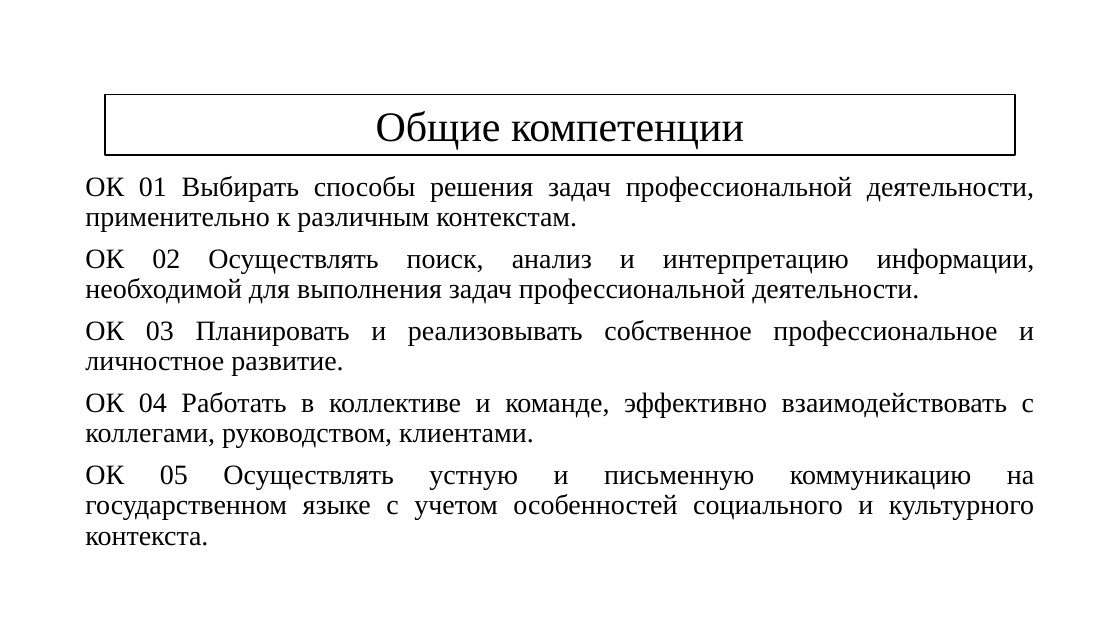
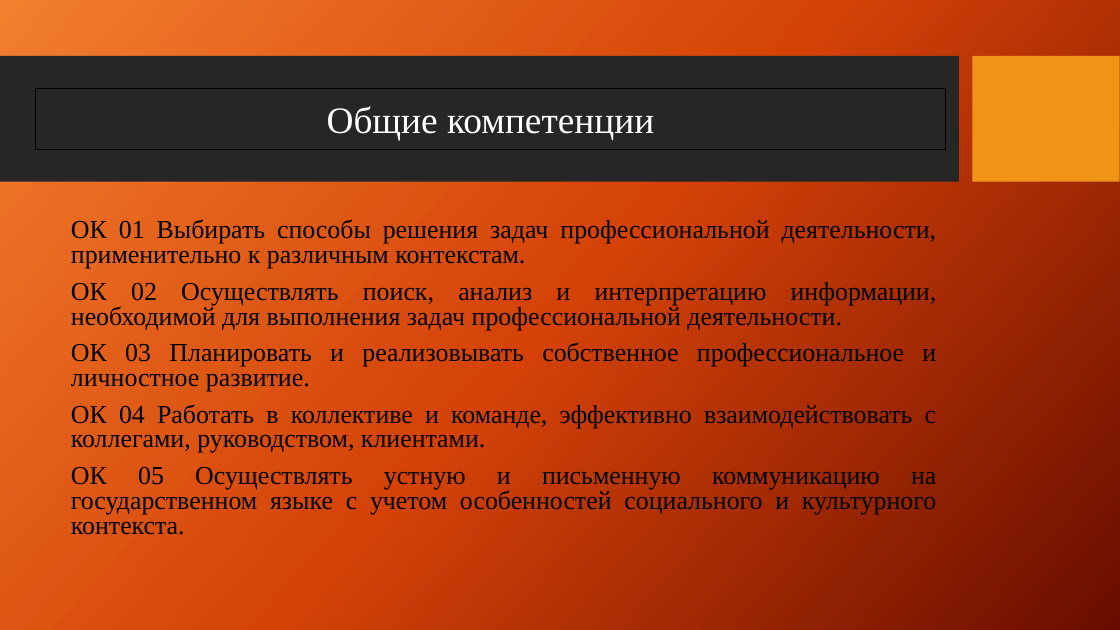
Before and after one commit to UlianovNikita/practic, a slide deck: slide 5 of Презентация по практике.pptx. Drawn at 1120x630 pixels with LibreOffice and Linux fonts; fonts in the diff are those of the drawing; background and template pictures are left out. Boxes give left, top, right and bottom in pixels: in the first picture for what was removed or moved away, otherwise in the second. Text is boxed around its words. In the diff, an @@ line names an element or a change of style, - is before the commit and + after.

```diff
--- a/Презентация по практике.pptx
+++ b/Презентация по практике.pptx
@@ background #FFFFFF to picture (left out) @@
@@ rectangle added at <box>0,56,959,182</box>, fill #262626 @@
@@ rectangle added at <box>973,56,1120,182</box>, fill #F09415 @@
@@ rectangle "Общие компетенции": place and size @@
-rectangle "Общие компетенции" at <box>105,94,1015,155</box>
+rectangle "Общие компетенции" at <box>35,88,945,150</box>
@@ rectangle "Общие компетенции" at <box>35,88,945,150</box>: size 36 to 32 pt, text colour #000000 to #FFFFFF; fill #FFFFFF to none @@
@@ text "ОК 01 Выбирать способы решения ...": place and size @@
-text "ОК 01 Выбирать способы решения ..." at <box>85,176,1035,546</box>
+text "ОК 01 Выбирать способы решения ..." at <box>71,219,937,535</box>
@@ text "ОК 01 Выбирать способы решения ..." at <box>71,219,937,535</box>: size 24 to 22.2 pt; line spacing 0.9 to 0.8 @@
```
Also in this commit, not shown: 17 other slides changed.
